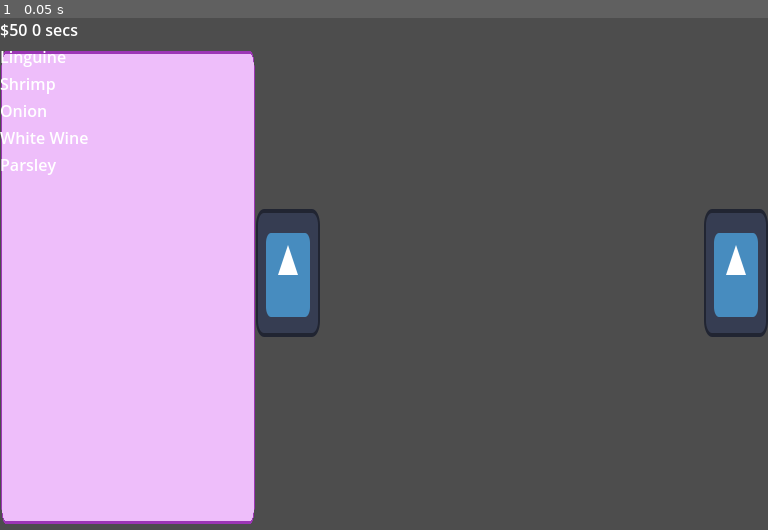
Above: before the commit, frame 1.
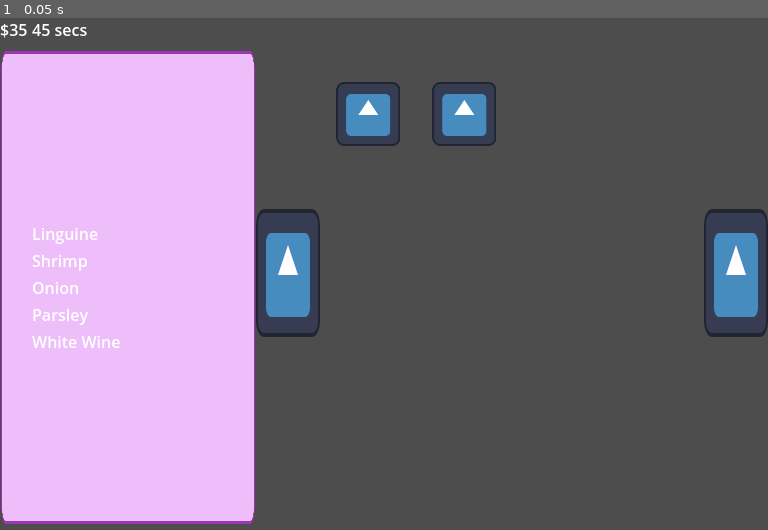
Above: after the commit, the same moment.

Repository: suaviloquence/green-hearts
Game: Godot game, scene res://ShoppingMinigame.tscn
Same seed, same stepped clock (60 frames per second), same inputs: the game is played once before the commit and once after it. This scene is started directly instead of the project's main scene. The engine's default icon, where the game draws it, is replaced by a stand-in: a white triangle on a blue panel in a dark square.
Inputs:
- Up to frame 1 (0.05 s): no input

The runs differ from the first frame. In frame 1, 2.1% of the frame differs, in the area x 0-65%, y 1-65%.

Commit message:
shopping minigame

Diff:
--- a/ShoppingMinigame.tscn
+++ b/ShoppingMinigame.tscn
@@ -1,8 +1,9 @@
-[gd_scene load_steps=6 format=3 uid="uid://c5hr6qo0pxro1"]
+[gd_scene load_steps=7 format=3 uid="uid://c5hr6qo0pxro1"]
 
 [ext_resource type="Script" path="res://shopping_minigame.gd" id="1_37vvi"]
 [ext_resource type="Texture2D" uid="uid://c76xv3x37dedt" path="res://box.png" id="1_cldpa"]
 [ext_resource type="Texture2D" uid="uid://dnat0xj3japj8" path="res://icon.svg" id="2_ajno3"]
+[ext_resource type="Texture2D" uid="uid://cwf8ifhagmt8c" path="res://button.png" id="4_0ic51"]
 
 [sub_resource type="RectangleShape2D" id="RectangleShape2D_skkqj"]
 size = Vector2(64, 128)
@@ -34,33 +35,52 @@
 texture = ExtResource("1_cldpa")
 expand_mode = 1
 
-[node name="VBoxContainer" type="VBoxContainer" parent="VBoxContainer/TextureRect"]
+[node name="MarginContainer" type="MarginContainer" parent="VBoxContainer/TextureRect"]
 layout_mode = 1
 anchors_preset = 15
 anchor_right = 1.0
 anchor_bottom = 1.0
 grow_horizontal = 2
 grow_vertical = 2
-
-[node name="Linguine" type="Label" parent="VBoxContainer/TextureRect/VBoxContainer"]
-layout_mode = 2
-text = "Linguine"
-
-[node name="Shrimp" type="Label" parent="VBoxContainer/TextureRect/VBoxContainer"]
-layout_mode = 2
+theme_override_constants/margin_left = 32
+theme_override_constants/margin_top = 32
+theme_override_constants/margin_right = 32
+theme_override_constants/margin_bottom = 32
+
+[node name="VBoxContainer" type="VBoxContainer" parent="VBoxContainer/TextureRect/MarginContainer"]
+layout_mode = 2
+alignment = 1
+
+[node name="Linguine" type="RichTextLabel" parent="VBoxContainer/TextureRect/MarginContainer/VBoxContainer"]
+layout_mode = 2
+bbcode_enabled = true
+text = "meow meow meow meow meow "
+fit_content = true
+
+[node name="Shrimp" type="RichTextLabel" parent="VBoxContainer/TextureRect/MarginContainer/VBoxContainer"]
+layout_mode = 2
+bbcode_enabled = true
 text = "Shrimp"
-
-[node name="Onion" type="Label" parent="VBoxContainer/TextureRect/VBoxContainer"]
-layout_mode = 2
+fit_content = true
+
+[node name="Onion" type="RichTextLabel" parent="VBoxContainer/TextureRect/MarginContainer/VBoxContainer"]
+layout_mode = 2
+bbcode_enabled = true
 text = "Onion"
-
-[node name="WhiteWine" type="Label" parent="VBoxContainer/TextureRect/VBoxContainer"]
-layout_mode = 2
+fit_content = true
+
+[node name="Parsley" type="RichTextLabel" parent="VBoxContainer/TextureRect/MarginContainer/VBoxContainer"]
+layout_mode = 2
+bbcode_enabled = true
+text = "Parsley"
+fit_content = true
+scroll_active = false
+
+[node name="White Wine" type="RichTextLabel" parent="VBoxContainer/TextureRect/MarginContainer/VBoxContainer"]
+layout_mode = 2
+bbcode_enabled = true
 text = "White Wine"
-
-[node name="Parsley" type="Label" parent="VBoxContainer/TextureRect/VBoxContainer"]
-layout_mode = 2
-text = "Parsley"
+fit_content = true
 
 [node name="Left" type="Area2D" parent="."]
 position = Vector2(288, 255)
@@ -91,7 +111,8 @@
 expand_mode = 1
 
 [node name="Linguine" type="Node2D" parent="."]
-visible = false
+position = Vector2(0, -32)
+scale = Vector2(1.00081, 1)
 
 [node name="Fresh" type="Area2D" parent="Linguine"]
 position = Vector2(368, 128)
@@ -115,6 +136,7 @@
 
 [node name="Shrimp" type="Node2D" parent="."]
 visible = false
+position = Vector2(0, -32)
 
 [node name="Farmed" type="Area2D" parent="Shrimp"]
 position = Vector2(368, 128)
@@ -149,6 +171,7 @@
 
 [node name="Onion" type="Node2D" parent="."]
 visible = false
+position = Vector2(0, -32)
 
 [node name="Bagged" type="Area2D" parent="Onion"]
 position = Vector2(368, 128)
@@ -183,6 +206,7 @@
 
 [node name="Parsley" type="Node2D" parent="."]
 visible = false
+position = Vector2(0, -32)
 
 [node name="Bagged" type="Area2D" parent="Parsley"]
 position = Vector2(368, 128)
@@ -217,6 +241,7 @@
 
 [node name="WhiteWine" type="Node2D" parent="."]
 visible = false
+position = Vector2(0, -32)
 
 [node name="Boxed" type="Area2D" parent="WhiteWine"]
 position = Vector2(368, 128)
@@ -249,6 +274,84 @@
 scale = Vector2(0.5, 0.5)
 texture = ExtResource("2_ajno3")
 
+[node name="Info" type="TextureRect" parent="."]
+visible = false
+offset_left = 328.0
+offset_top = 128.0
+offset_right = 696.0
+offset_bottom = 448.0
+texture = ExtResource("4_0ic51")
+expand_mode = 1
+
+[node name="MarginContainer" type="MarginContainer" parent="Info"]
+layout_mode = 1
+anchors_preset = 15
+anchor_right = 1.0
+anchor_bottom = 1.0
+grow_horizontal = 2
+grow_vertical = 2
+scale = Vector2(0.999051, 1)
+theme_override_constants/margin_left = 32
+theme_override_constants/margin_top = 32
+theme_override_constants/margin_right = 32
+theme_override_constants/margin_bottom = 32
+
+[node name="RichTextLabel" type="RichTextLabel" parent="Info/MarginContainer"]
+layout_mode = 2
+bbcode_enabled = true
+
+[node name="Cancel" type="TextureButton" parent="Info"]
+layout_mode = 1
+anchors_preset = 3
+anchor_left = 1.0
+anchor_top = 1.0
+anchor_right = 1.0
+anchor_bottom = 1.0
+offset_left = -72.0
+offset_top = -72.0
+offset_right = -40.0
+offset_bottom = -40.0
+grow_horizontal = 0
+grow_vertical = 0
+scale = Vector2(1.22839, 1.2677)
+texture_normal = ExtResource("1_cldpa")
+ignore_texture_size = true
+stretch_mode = 0
+
+[node name="Label" type="Label" parent="Info/Cancel"]
+layout_mode = 1
+anchors_preset = 15
+anchor_right = 1.0
+anchor_bottom = 1.0
+grow_horizontal = 2
+grow_vertical = 2
+text = "x"
+horizontal_alignment = 1
+vertical_alignment = 1
+
+[node name="Finish" type="TextureButton" parent="."]
+offset_left = 656.0
+offset_top = 448.0
+offset_right = 752.0
+offset_bottom = 512.0
+texture_normal = ExtResource("4_0ic51")
+ignore_texture_size = true
+stretch_mode = 0
+
+[node name="Label" type="Label" parent="Finish"]
+layout_mode = 1
+anchors_preset = 15
+anchor_right = 1.0
+anchor_bottom = 1.0
+grow_horizontal = 2
+grow_vertical = 2
+scale = Vector2(0.999316, 1)
+text = "Finish"
+horizontal_alignment = 1
+vertical_alignment = 1
+
+[connection signal="input_event" from="Left" to="." method="_on_left_input_event"]
+[connection signal="input_event" from="Right" to="." method="_on_right_input_event"]
 [connection signal="input_event" from="Linguine/Fresh" to="." method="_on_fresh_input_event"]
 [connection signal="input_event" from="Linguine/Evil" to="." method="_on_evil_input_event"]
 [connection signal="input_event" from="Shrimp/Farmed" to="." method="_on_farmed_input_event"]
@@ -263,3 +366,5 @@
 [connection signal="input_event" from="WhiteWine/Boxed" to="." method="_on_boxed_input_event"]
 [connection signal="input_event" from="WhiteWine/Normal" to="." method="_on_normal_input_event"]
 [connection signal="input_event" from="WhiteWine/Local" to="." method="_on_local_input_event"]
+[connection signal="pressed" from="Info/Cancel" to="." method="_on_cancel_pressed"]
+[connection signal="pressed" from="Finish" to="." method="stop"]
--- a/shopping_minigame.gd
+++ b/shopping_minigame.gd
@@ -1,4 +1,6 @@
 extends Node2D
+
+signal end(sustainability: int, taste: int)
 
 class Item:
 	var category: String
@@ -91,60 +93,169 @@
 	}
 }
 
+var order := ["Linguine", "Shrimp", "Onion", "Parsley", "White Wine"]
+
 var money := 35
-var cart := []
+var cart := {
+	"Linguine": null,
+	"Shrimp": null,
+	"Onion": null,
+	"Parsley": null,
+	"White Wine": null,
+}
+
+var aisle := "Linguine"
+
+var selected: Item = null
+var time := 45.
+
+
+func _ready():
+	$VBoxContainer/HBoxContainer/Time.text = "%d secs" % [ceili(time)];
+	redraw()
+
+func stop():
+	var taste := 0
+	var sus := 0
+	for thang in cart:
+		var item: Item = cart[thang]
+		if not item:
+			taste -= 5
+		else:
+			taste += item.taste
+			sus += item.sustainability
+	end.emit(sus, taste)
+	self.queue_free()
+
+func _process(delta: float) -> void:
+	time -= delta
+	if time <= 0:
+		stop()
+	elif ceili(time + delta) != ceili(time):
+		$VBoxContainer/HBoxContainer/Time.text = "%d secs" % [ceili(time)];
+
+func redraw():
+	$VBoxContainer/HBoxContainer/Money.text = "$%d" % [money]
+
+	if cart.values().all(func(x): return x != null):
+		$Finish.show()
+	else:
+		$Finish.hide()
+
+	for k in order:
+		if k == aisle:
+			aisles[k]["node"].show()
+		else:
+			aisles[k]["node"].hide()
+
+		var labels := $VBoxContainer/TextureRect/MarginContainer/VBoxContainer
+		var label := labels.get_node(k) as RichTextLabel
+
+		if cart[k]:
+			var item: Item = cart[k]
+			label.text = "[s]%s: $%d[/s]" % [item.name, item.price]
+		else:
+			label.text = k
+
+	var info := $Info
+
+	if selected:
+		info.show()
+		$Info/MarginContainer/RichTextLabel.text = "[b]%s[/b]\n%s\n\nPrice: $%d" % [selected.name, selected.desc, selected.price]
+	else:
+		info.hide()
+
+
+
+func try_select(item: Item):
+	if selected == item :
+		if cart[item.category] == item:
+			cart[item.category] = null
+			money += item.price
+			selected = null
+		elif not cart[item.category] and money >= item.price:
+			money -= item.price
+			cart[item.category] = item
+			selected = null
+	else:
+		selected = item
+
+	redraw()
+
 
 
 func _on_fresh_input_event(viewport: Node, event: InputEvent, shape_idx: int) -> void:
-	pass # Replace with function body.
-
+	if event.is_action_pressed("select"):
+		try_select(FRESH_LINGUINE)
 
 func _on_evil_input_event(viewport: Node, event: InputEvent, shape_idx: int) -> void:
-	pass # Replace with function body.
-
+	if event.is_action_pressed("select"):
+		try_select(EVIL_LINGUINE)
 
 func _on_farmed_input_event(viewport: Node, event: InputEvent, shape_idx: int) -> void:
-	pass # Replace with function body.
+	if event.is_action_pressed("select"):
+		try_select(FARMED_SHRIMP)
 
 
 func _on_mushroom_input_event(viewport: Node, event: InputEvent, shape_idx: int) -> void:
-	pass # Replace with function body.
+	if event.is_action_pressed("select"):
+		try_select(MUSHROOMS)
 
 
 func _on_wild_input_event(viewport: Node, event: InputEvent, shape_idx: int) -> void:
-	pass # Replace with function body.
-
+	if event.is_action_pressed("select"):
+		try_select(WILD_PRAWNS)
 
 func _on_bagged_onion_input_event(viewport: Node, event: InputEvent, shape_idx: int) -> void:
-	pass # Replace with function body.
-
+	if event.is_action_pressed("select"):
+		try_select(BAGGED_ONION)
 
 func _on_loose_input_event(viewport: Node, event: InputEvent, shape_idx: int) -> void:
-	pass # Replace with function body.
-
+	if event.is_action_pressed("select"):
+		try_select(LOOSE_ONION)
 
 func _on_farm_fresh_input_event(viewport: Node, event: InputEvent, shape_idx: int) -> void:
-	pass # Replace with function body.
-
+	if event.is_action_pressed("select"):
+		try_select(FARMERS_MARKET_ONION)
 
 func _on_bagged_parsley_input_event(viewport: Node, event: InputEvent, shape_idx: int) -> void:
-	pass # Replace with function body.
-
+	if event.is_action_pressed("select"):
+		try_select(BAGGED_PARSLEY)
 
 func _on_dried_input_event(viewport: Node, event: InputEvent, shape_idx: int) -> void:
-	pass # Replace with function body.
+	if event.is_action_pressed("select"):
+		try_select(DRIED_PARSLEY)
 
 func _on_boxed_input_event(viewport: Node, event: InputEvent, shape_idx: int) -> void:
-	pass # Replace with function body.
-
+	if event.is_action_pressed("select"):
+		try_select(BOXED_WINE)
 
 func _on_normal_input_event(viewport: Node, event: InputEvent, shape_idx: int) -> void:
-	pass # Replace with function body.
-
+	if event.is_action_pressed("select"):
+		try_select(NORMAL_WINE)
 
 func _on_local_input_event(viewport: Node, event: InputEvent, shape_idx: int) -> void:
-	pass # Replace with function body.
-
+	if event.is_action_pressed("select"):
+		try_select(LOCAL_WINE)
 
 func _on_fresh_parsley_input_event(viewport: Node, event: InputEvent, shape_idx: int) -> void:
-	pass # Replace with function body.
+	if event.is_action_pressed("select"):
+		try_select(FRESH_PARSLEY)
+
+func _on_left_input_event(viewport: Node, event: InputEvent, shape_idx: int) -> void:
+	if event.is_action_pressed("select"):
+		var idx := order.find(aisle)
+		aisle = order[(idx - 1 + len(order)) % len(order)]
+		selected = null
+		redraw()
+
+func _on_right_input_event(viewport: Node, event: InputEvent, shape_idx: int) -> void:
+	if event.is_action_pressed("select"):
+		var idx := order.find(aisle)
+		aisle = order[(idx + 1) % len(order)]
+		selected = null
+		redraw()
+
+func _on_cancel_pressed() -> void:
+	selected = null
+	redraw()
